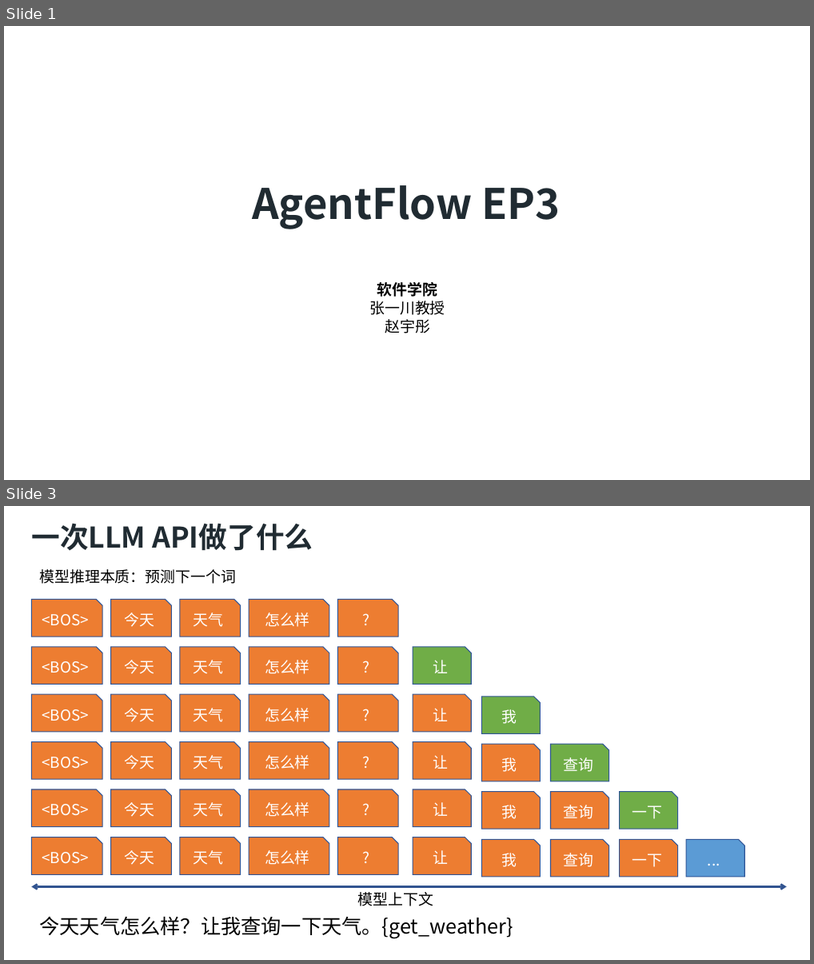
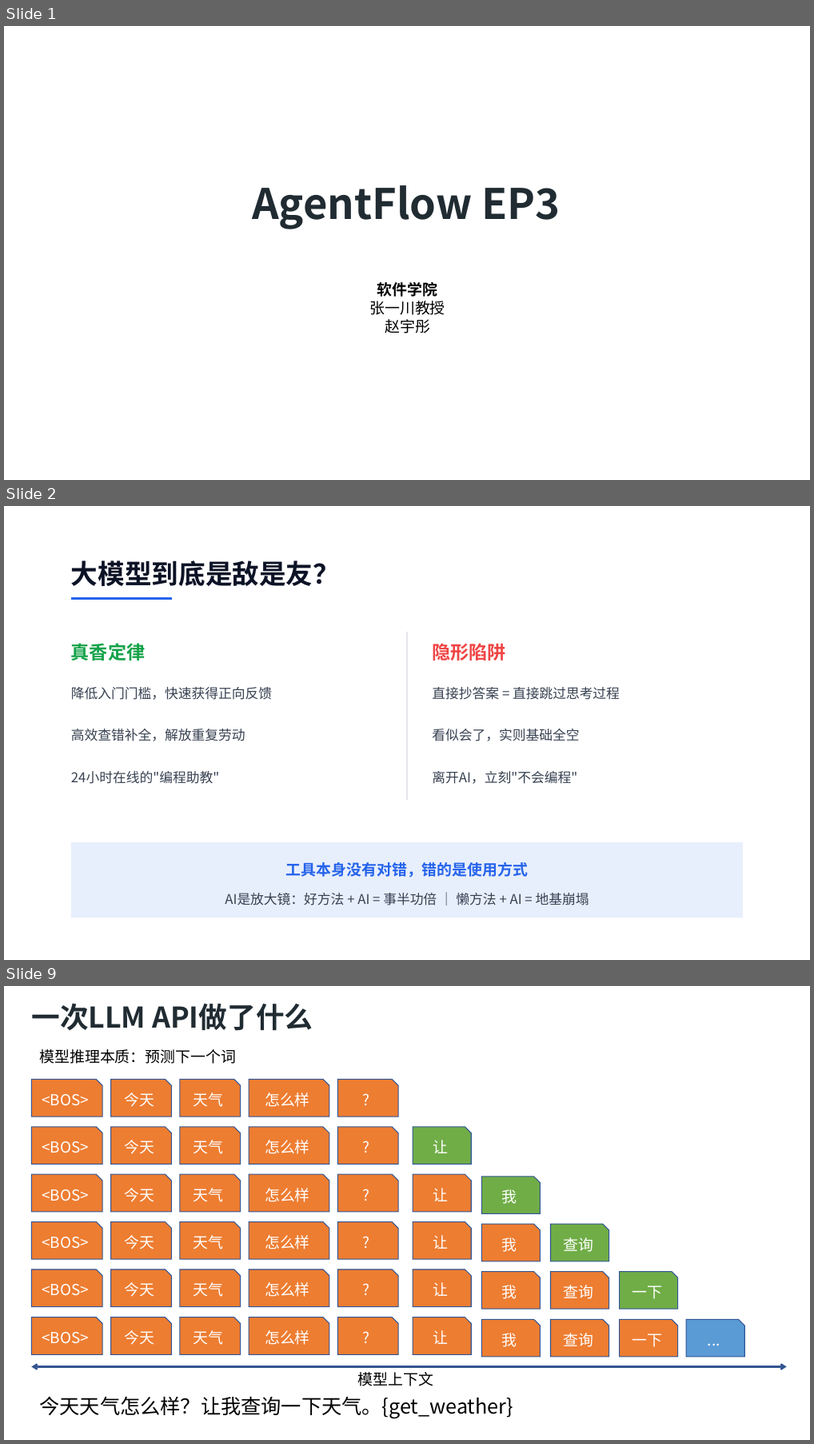
Before and after one commit to SCPZ24/AgentFlow-Salon, a slide deck: PPTs/EP3/Meeting03.pptx. Shown one above the other, each under a label of ours: slides 1 and 3 before the commit, slides 1, 2 and 9 after it; the slides between them are not shown. The pictures are 814x964 and 814x1444 pixels, drawn with LibreOffice and Linux fonts; fonts in the diff are those of the drawing; background and template pictures are left out. Boxes give left, top, right and bottom in pixels: in the first picture for what was removed or moved away, otherwise in the second. Text is boxed around its words. In the diff, an @@ line names an element or a change of style, - is before the commit and + after.

```diff
--- a/PPTs/EP3/Meeting03.pptx
+++ b/PPTs/EP3/Meeting03.pptx
@@ slide 2 added at (4,506,810,960), background #FFFFFF @@
@@ text added at (71,560,340,586), 32 pt, text #0D1326, bold @@
+大模型到底是敌是友？
@@ line added from (71, 599) to (172, 599), #2563EB 3 pt @@
@@ text added at (71,643,145,660), 22 pt, text #16A34A, bold @@
+真香定律
@@ line added from (407, 632) to (407, 800), #E5E7EB 1 pt @@
@@ text added at (432,643,506,660), 22 pt, text #EF4444, bold @@
+隐形陷阱
@@ text added at (71,687,272,700), 16 pt, text #374151 @@
+降低入门门槛，快速获得正向反馈
@@ text added at (432,687,620,700), 16 pt, text #374151 @@
+直接抄答案 = 直接跳过思考过程
@@ text added at (71,728,246,741), 16 pt, text #374151 @@
+高效查错补全，解放重复劳动
@@ text added at (432,728,579,741), 16 pt, text #374151 @@
+看似会了，实则基础全空
@@ text added at (71,771,219,784), 16 pt, text #374151 @@
+24小时在线的"编程助教"
@@ text added at (432,771,578,784), 16 pt, text #374151 @@
+离开AI，立刻"不会编程"
@@ rounded rectangle added at (71,842,743,918), fill #2563EB at 10% opacity @@
@@ text added at (286,862,528,877), 18 pt, text #2563EB, bold @@
+工具本身没有对错，错的是使用方式
@@ text added at (225,892,590,905), 16 pt, text #374151 @@
+AI是放大镜：好方法 + AI = 事半功倍 ｜ 懒方法 + AI = 地基崩塌
@@ what was slide 3 is now slide 9 @@
```
Also in this commit, not shown: 3 slides changed, 6 other slides added, 16 other files.
